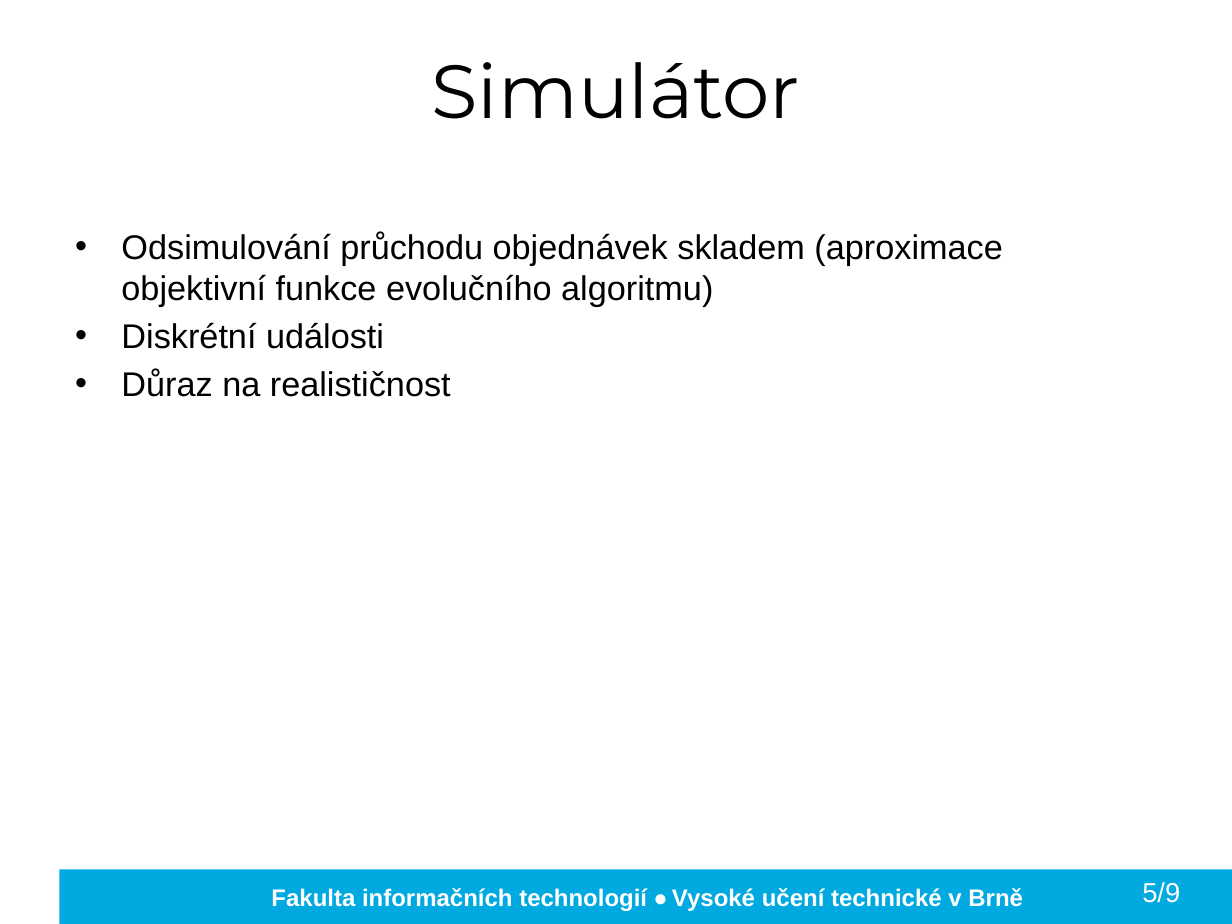
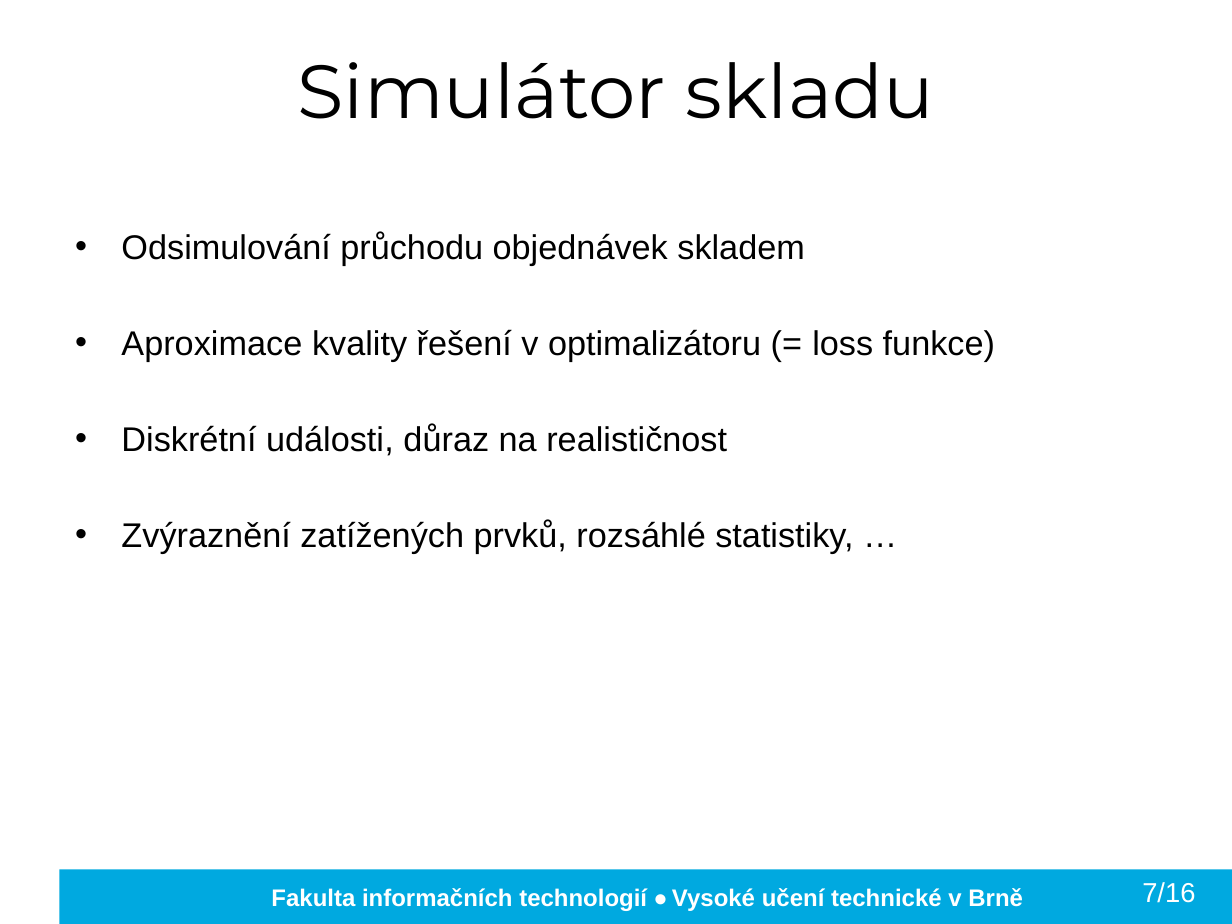
Before and after one commit to kocica/warehouse-manager, a slide deck: slide 8 of doc/xkocic01.pptx. Drawn at 1232x924 pixels with LibreOffice and Linux fonts; fonts in the diff are those of the drawing; background and template pictures are left out. Boxes give left, top, right and bottom in pixels: in the first picture for what was removed or moved away, otherwise in the second. Text is boxed around its words. In the diff, an @@ line names an element or a change of style, - is before the commit and + after.

```diff
--- a/doc/xkocic01.pptx
+++ b/doc/xkocic01.pptx
@@ title at (297,62,934,119): text changed @@
-Simulátor
+Simulátor skladu
@@ text at (121,232,995,553): text changed @@
-• Odsimulování průchodu objednávek skladem (aproximace objektivní funkce evolučního algoritmu)
-• Diskrétní události
-• Důraz na realističnost
+• Odsimulování průchodu objednávek skladem
+• Aproximace kvality řešení v optimalizátoru (= loss funkce)
+• Diskrétní události, důraz na realističnost
+• Zvýraznění zatížených prvků, rozsáhlé statistiky, …
@@ text at (1142,882,1195,903): text changed @@
-5/9
+7/16
```
Also in this commit, not shown: 10 other slides changed, 6 slides added, 3 slides removed, 1 other file.
